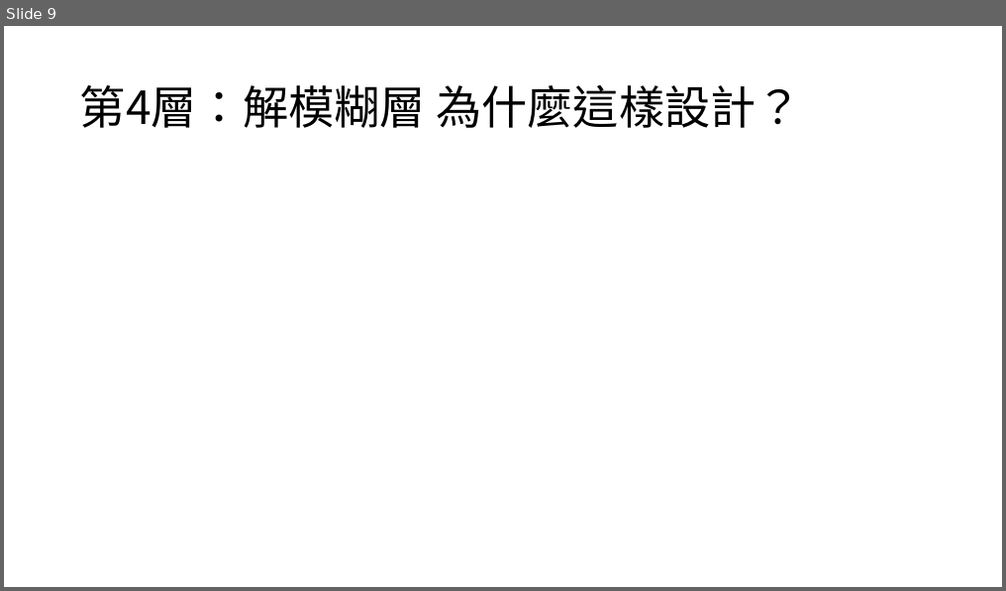
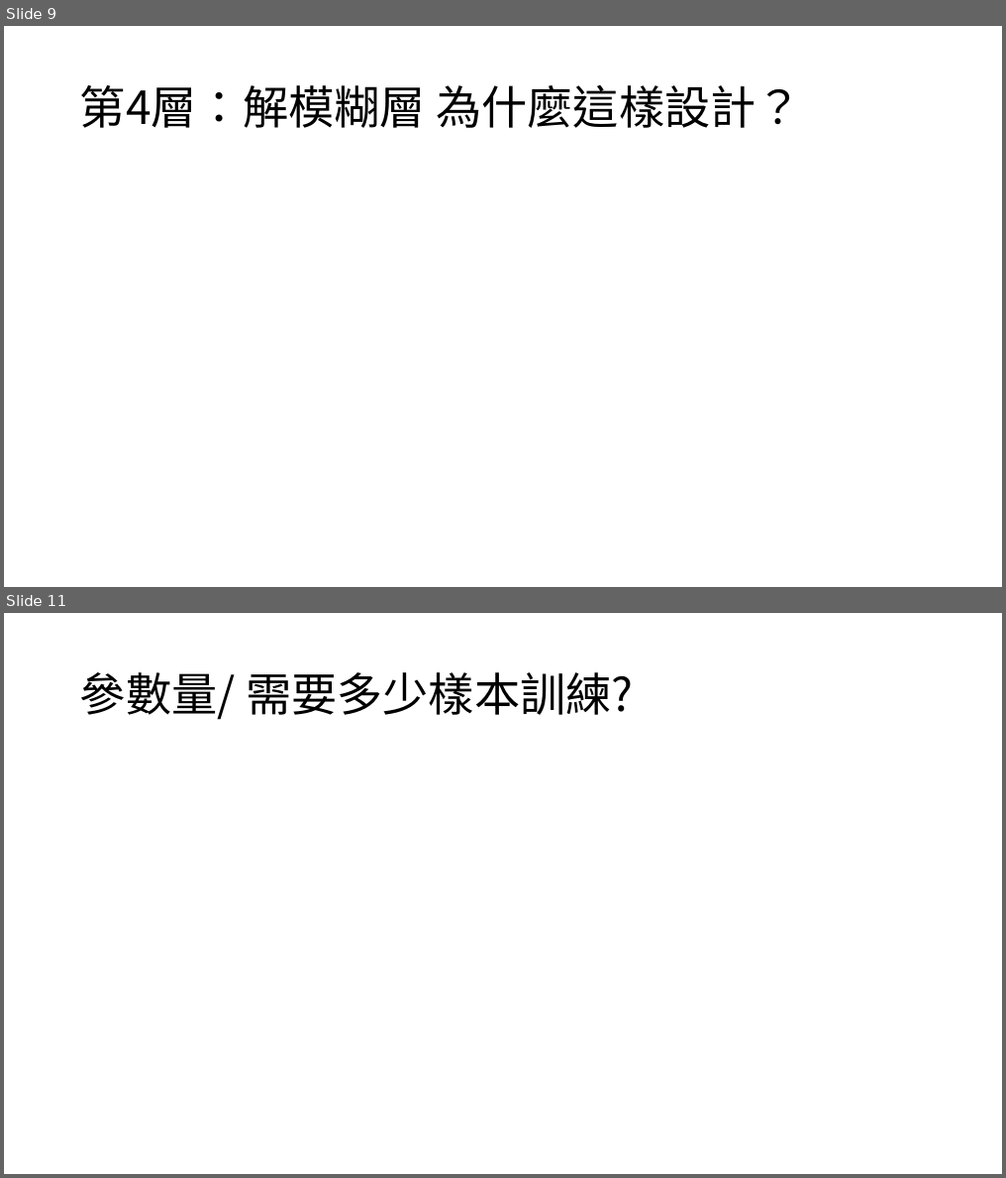
Before and after one commit to hcjohn463/Radar-tracking, a slide deck: 0320.pptx. Shown one above the other, each under a label of ours: slide 9 before the commit, slides 9 and 11 after it; the slides between them are not shown. The pictures are 1006x591 and 1006x1178 pixels, drawn with LibreOffice and Linux fonts; fonts in the diff are those of the drawing; grey boxes stand for pictures. Boxes give left, top, right and bottom in pixels: in the first picture for what was removed or moved away, otherwise in the second. Text is boxed around its words. In the diff, an @@ line names an element or a change of style, - is before the commit and + after.

```diff
--- a/0320.pptx
+++ b/0320.pptx
@@ slide 11 added at (x1=4, y1=613, x2=1002, y2=1174), background #FFFFFF @@
@@ title added at (x1=80, y1=672, x2=634, y2=720), 44 pt, text #000000 @@
+參數量/ 需要多少樣本訓練?
```
Also in this commit, not shown: 4 slides changed.
